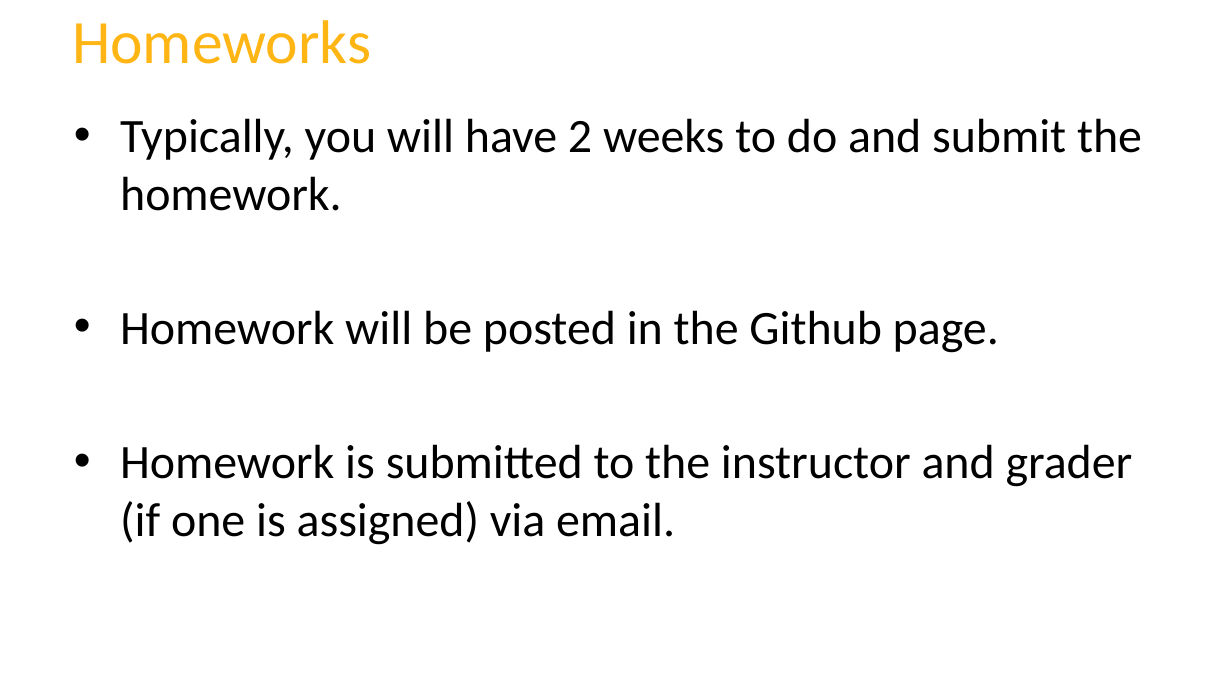
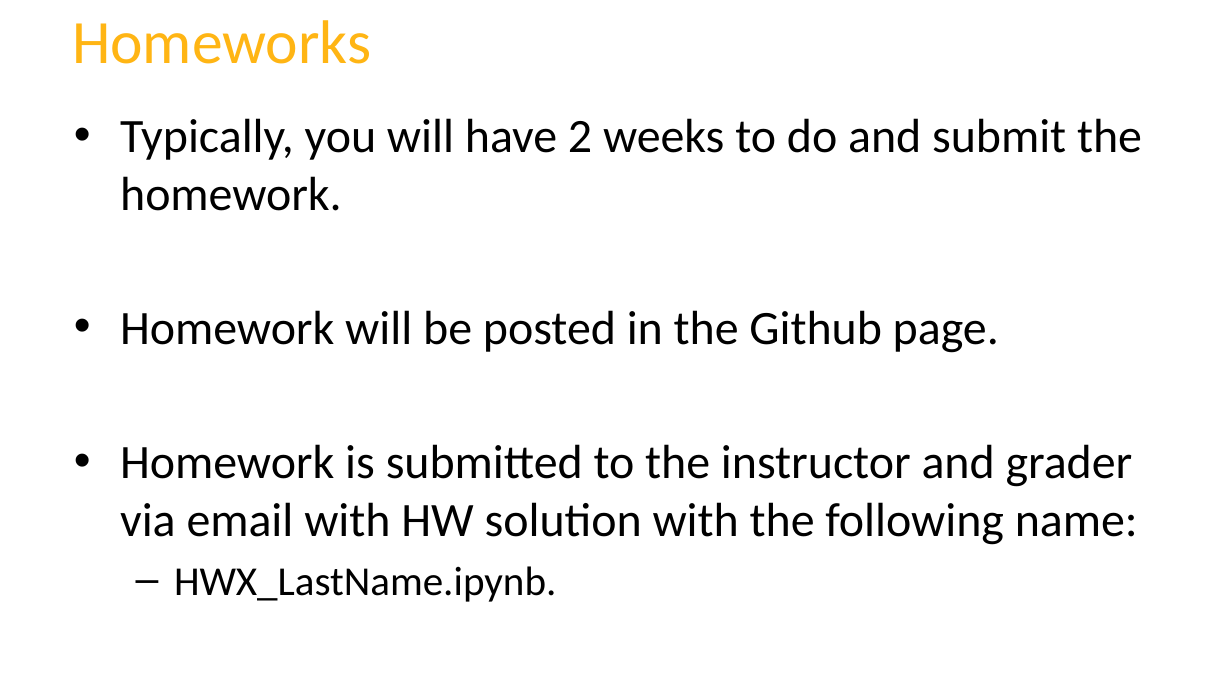
Before and after one commit to fgonzaleumbc/DATA601, a slide deck: slide 6 of Lecture01/1_Class_Logistics.pptx. Drawn at 1232x693 pixels with LibreOffice and Linux fonts; fonts in the diff are those of the drawing; background and template pictures are left out. Boxes give left, top, right and bottom in pixels: in the first picture for what was removed or moved away, otherwise in the second. Text is boxed around its words. In the diff, an @@ line names an element or a change of style, - is before the commit and + after.

```diff
--- a/Lecture01/1_Class_Logistics.pptx
+++ b/Lecture01/1_Class_Logistics.pptx
@@ text at (x1=120, y1=444, x2=1138, y2=602): text changed @@
-• Homework is submitted to the instructor and grader (if one is assigned) via email.
+• Homework is submitted to the instructor and grader via email with HW solution with the following name:
+  – HWX_LastName.ipynb.
```
Also in this commit, not shown: 2 other slides changed, 1 other file.
